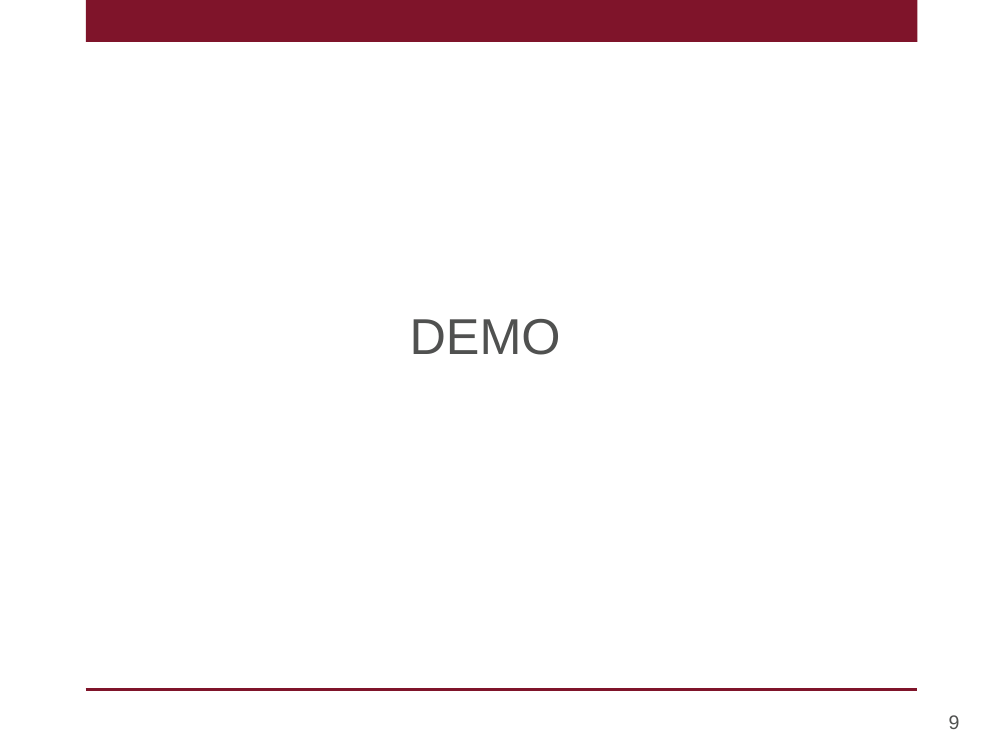
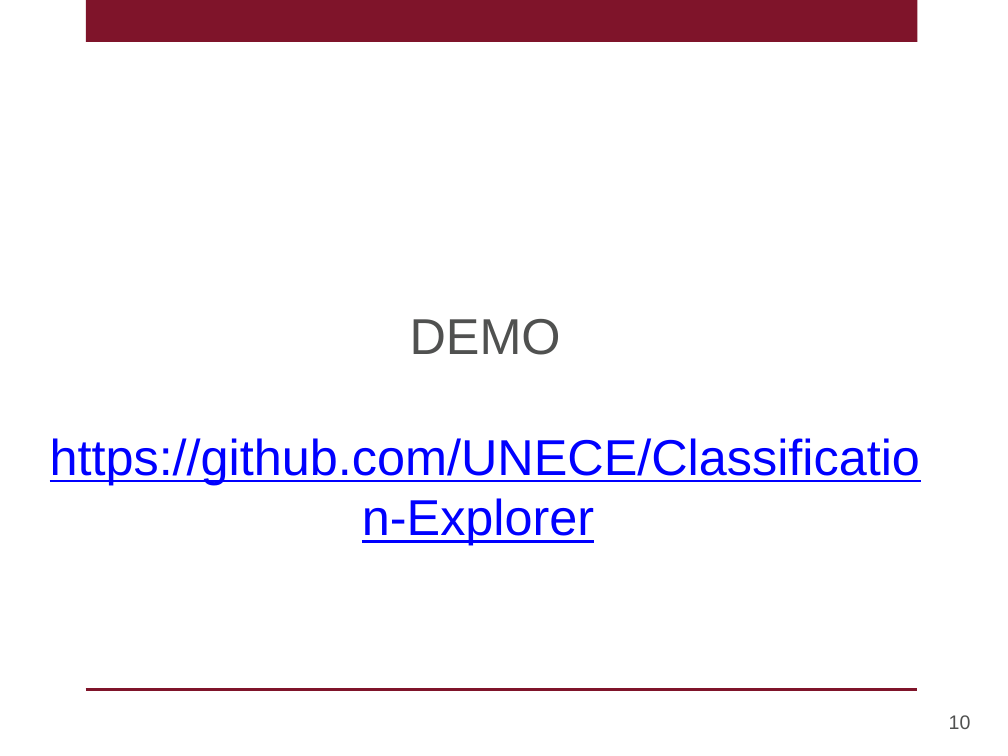
Before and after one commit to semstats/semstats.github.io, a slide deck: slide 10 of 2016/content/classification-explorer-navigational-querying-of-statistical-classifications/slideshow.pptx (slide 9 before the commit). Drawn at 1008x756 pixels with LibreOffice and Linux fonts; fonts in the diff are those of the drawing; background and template pictures are left out. Boxes give left, top, right and bottom in pixels: in the first picture for what was removed or moved away, otherwise in the second. Text is boxed around its words. In the diff, an @@ line names an element or a change of style, - is before the commit and + after.

```diff
--- a/2016/content/classification-explorer-navigational-querying-of-statistical-classifications/slideshow.pptx
+++ b/2016/content/classification-explorer-navigational-querying-of-statistical-classifications/slideshow.pptx
@@ title at (50, 319, 920, 545): text changed; text colour #505150 to #0000FF @@
-DEMO
+DEMO
+https://github.com/UNECE/Classification-Explorer
@@ page number at (949, 715, 971, 729): text changed @@
-9
+10
```
Also in this commit, not shown: 1 slide added, 1 other file.
